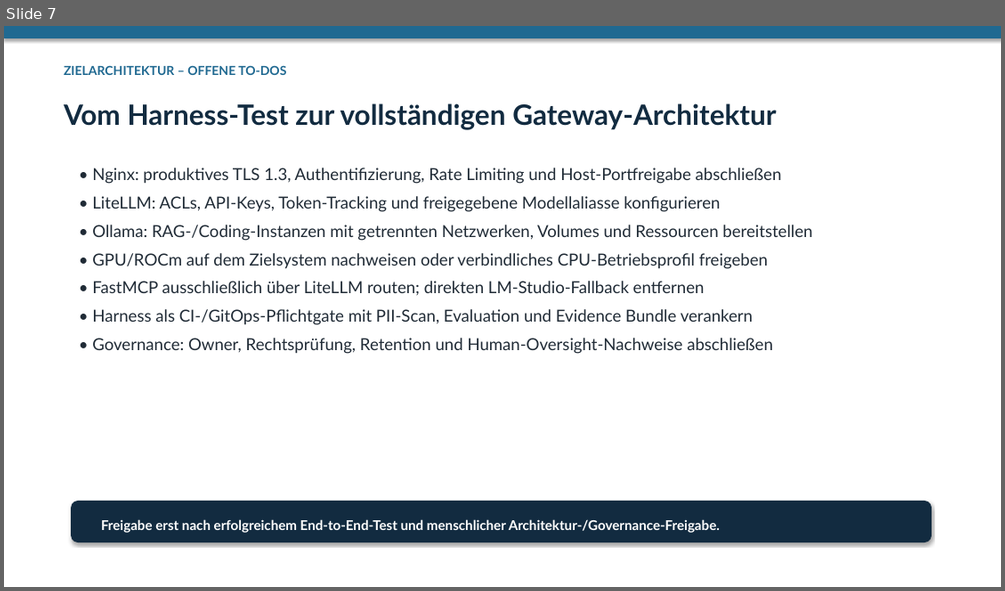
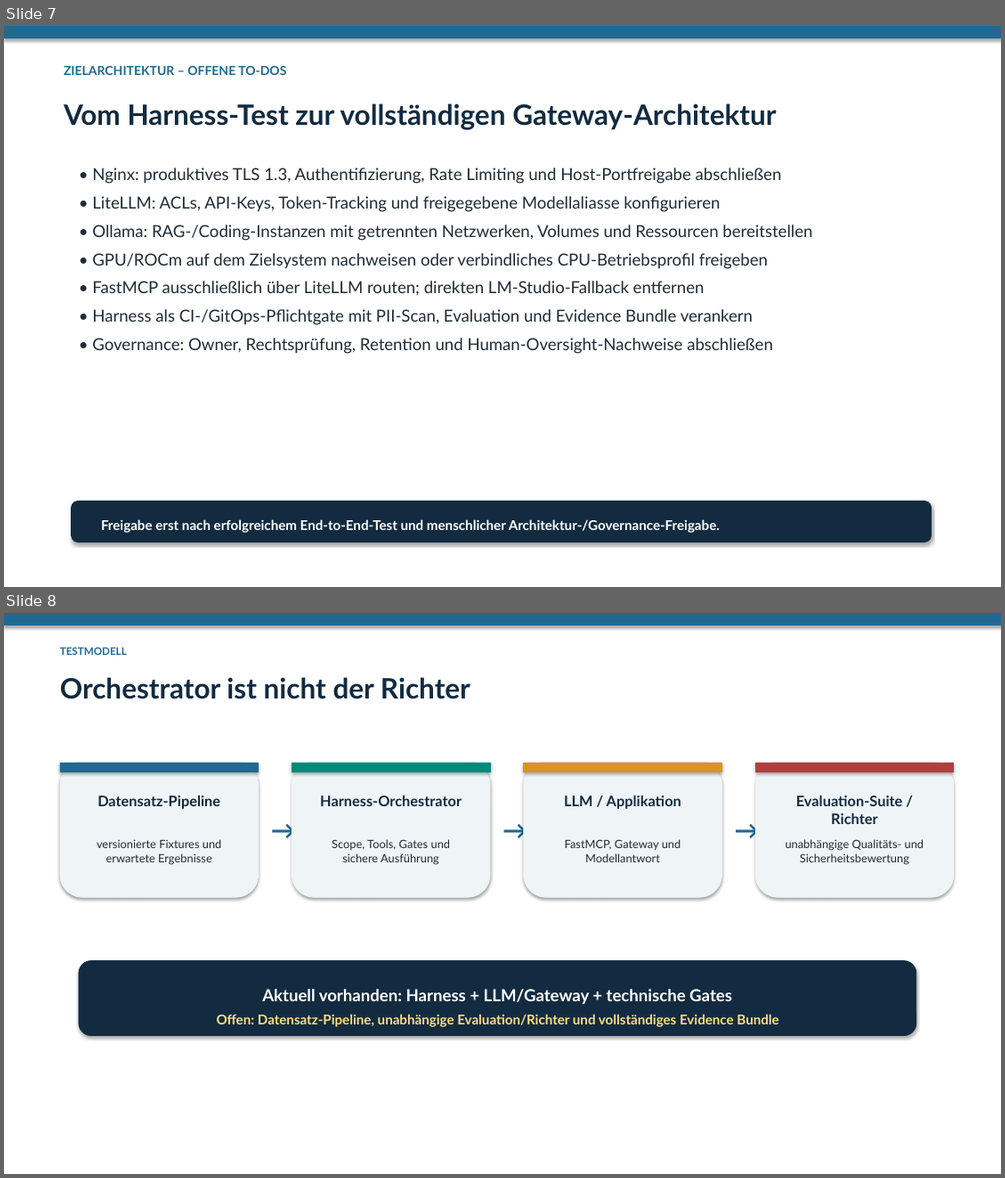
Before and after one commit to andreasredjack/FastMCP-Harnes, a slide deck: Harness-System.pptx. Shown one above the other, each under a label of ours: slide 7 before the commit, slides 7 and 8 after it. The pictures are 1005x591 and 1005x1178 pixels, drawn with LibreOffice and Linux fonts; fonts in the diff are those of the drawing. Boxes give left, top, right and bottom in pixels: in the first picture for what was removed or moved away, otherwise in the second. Text is boxed around its words. In the diff, an @@ line names an element or a change of style, - is before the commit and + after.

Commit message:
docs: add orchestrator and evaluation model

```diff
--- a/Harness-System.pptx
+++ b/Harness-System.pptx
@@ slide 8 added at [4,613,1001,1174], background #FFFFFF @@
@@ rectangle added at [4,613,1001,625], fill #206991, outline #206991 0.75 pt @@
@@ text added at [60,647,127,655], 10 pt, text #206991, bold @@
+TESTMODELL
@@ text added at [60,677,470,699], 27 pt, text #122B40, bold @@
+Orchestrator ist nicht der Richter
@@ rounded rectangle added at [60,763,259,897], fill #EFF5F7, outline #EFF5F7 0.75 pt @@
@@ rectangle added at [60,763,259,771], fill #206991, outline #206991 0.75 pt @@
@@ rounded rectangle added at [291,763,490,897], fill #EFF5F7, outline #EFF5F7 0.75 pt @@
@@ rectangle added at [291,763,490,771], fill #00897B, outline #00897B 0.75 pt @@
@@ rounded rectangle added at [524,763,722,897], fill #EFF5F7, outline #EFF5F7 0.75 pt @@
@@ rectangle added at [524,763,722,771], fill #DA9420, outline #DA9420 0.75 pt @@
@@ rounded rectangle added at [755,763,954,897], fill #EFF5F7, outline #EFF5F7 0.75 pt @@
@@ rectangle added at [755,763,954,771], fill #B23E3E, outline #B23E3E 0.75 pt @@
@@ text added at [97,795,220,809], 14 pt, text #122B40, bold @@
+Datensatz-Pipeline
@@ text added at [320,795,461,806], 14 pt, text #122B40, bold @@
+Harness-Orchestrator
@@ text added at [564,795,681,809], 14 pt, text #122B40, bold @@
+LLM / Applikation
@@ text added at [796,795,903,824], 14 pt, text #122B40, bold @@
+Evaluation-Suite / Richter
@@ text added at [264,811,290,837], 24 pt, text #206991, bold @@
+→
@@ text added at [495,811,521,837], 24 pt, text #206991, bold @@
+→
@@ text added at [727,811,753,837], 24 pt, text #206991, bold @@
+→
@@ text added at [97,839,222,865], 11 pt, text #202B36 @@
+versionierte Fixtures und erwartete Ergebnisse
@@ text added at [332,839,451,865], 11 pt, text #202B36 @@
+Scope, Tools, Gates und sichere Ausführung
@@ text added at [565,839,681,862], 11 pt, text #202B36 @@
+FastMCP, Gateway und Modellantwort
@@ text added at [785,839,924,865], 11 pt, text #202B36 @@
+unabhängige Qualitäts- und Sicherheitsbewertung
@@ rounded rectangle added at [79,961,916,1036], fill #122B40, outline #122B40 0.75 pt @@
@@ text added at [262,989,732,1004], 16 pt, text #FFFFFF, bold @@
+Aktuell vorhanden: Harness + LLM/Gateway + technische Gates
@@ text added at [217,1013,778,1027], 13 pt, text #FFDC82, bold @@
+Offen: Datensatz-Pipeline, unabhängige Evaluation/Richter und vollständiges Evidence Bundle
```
Also in this commit, not shown: 8 other files.
